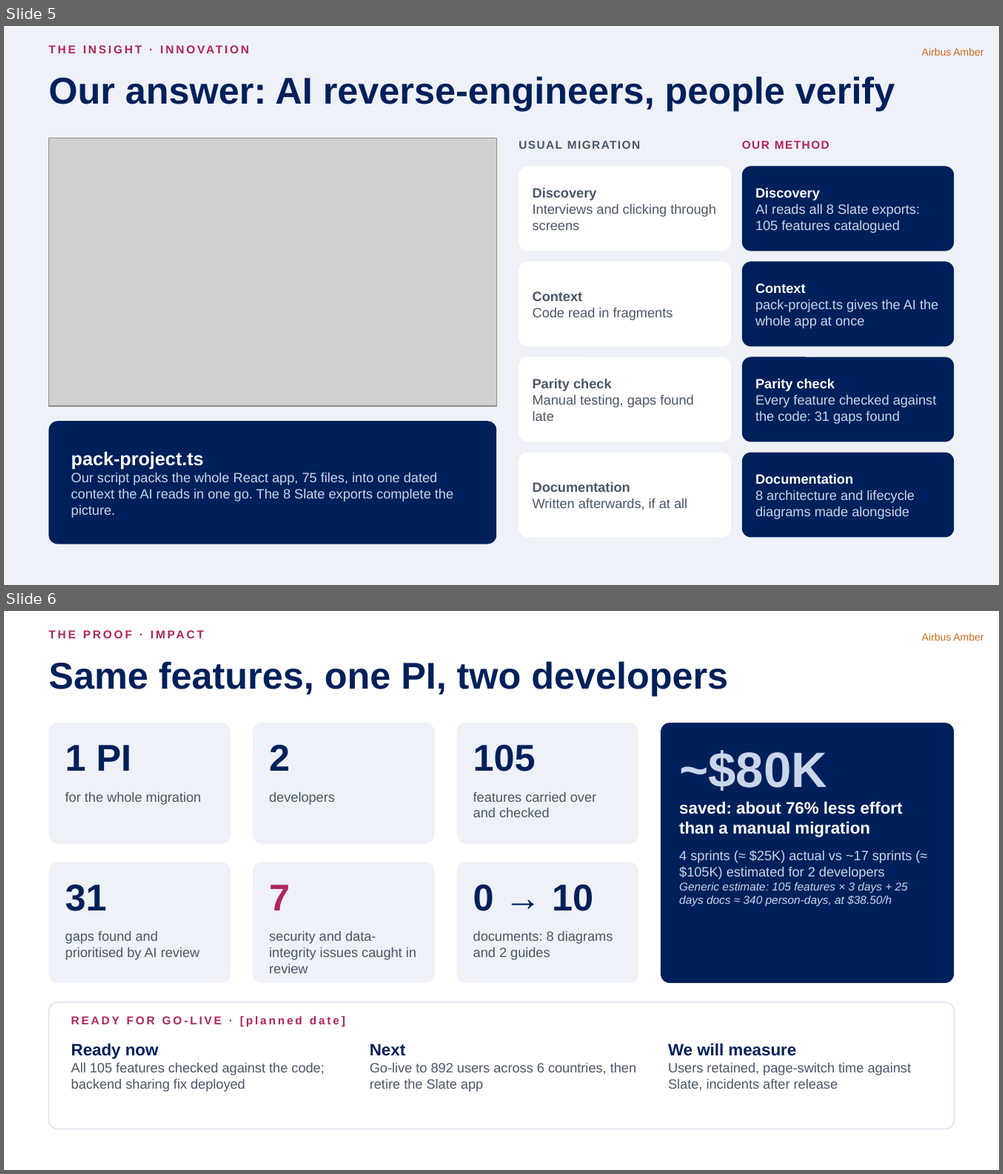
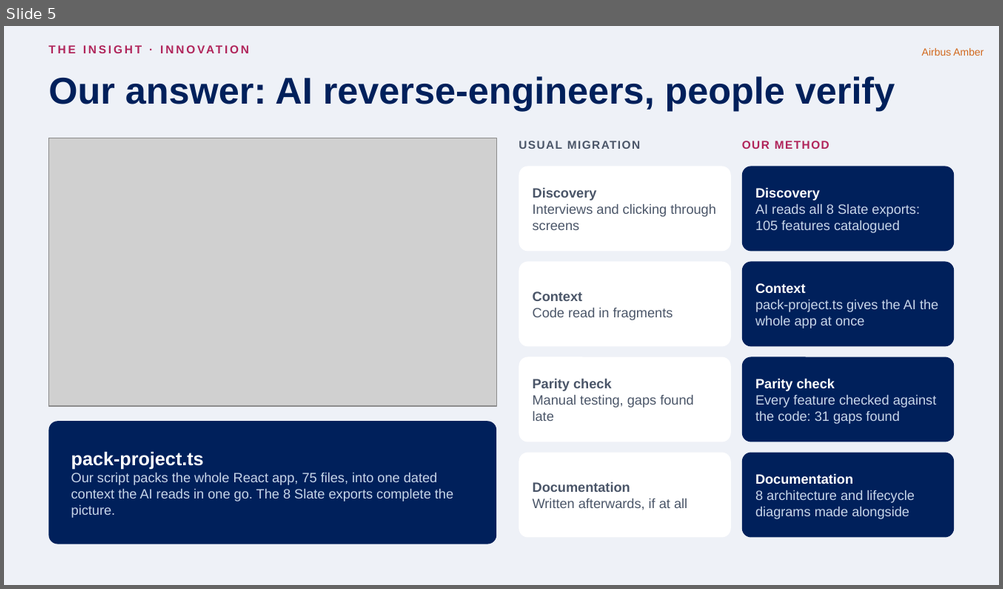
Before and after one commit to nithinram97/archify, a slide deck: erm-migration/docs/ERM-Migration-Jury-Pitch-v2.pptx. Shown one above the other, each under a label of ours: slides 5 and 6 before the commit, slide 5 after it. The pictures are 1003x1174 and 1003x589 pixels, drawn with LibreOffice and Linux fonts; fonts in the diff are those of the drawing; grey boxes stand for pictures. Boxes give left, top, right and bottom in pixels: in the first picture for what was removed or moved away, otherwise in the second. Text is boxed around its words. In the diff, an @@ line names an element or a change of style, - is before the commit and + after.

```diff
--- a/erm-migration/docs/ERM-Migration-Jury-Pitch-v2.pptx
+++ b/erm-migration/docs/ERM-Migration-Jury-Pitch-v2.pptx
@@ slide 6 removed at box(4, 611, 999, 1170), background #FFFFFF; not listed: 1 template element that a slide beside it also shows @@
@@ text removed at box(48, 627, 496, 648) @@
-THE PROOF · IMPACT
@@ title removed at box(48, 661, 728, 696) @@
-Same features, one PI, two developers
@@ rounded rectangle removed at box(48, 723, 230, 844) @@
@@ rounded rectangle removed at box(253, 723, 434, 844) @@
@@ rounded rectangle removed at box(457, 723, 638, 844) @@
@@ rounded rectangle removed at box(660, 723, 954, 983) @@
@@ text removed at box(65, 745, 132, 771) @@
-1 PI
@@ text removed at box(269, 745, 290, 771) @@
-2
@@ text removed at box(473, 744, 535, 772) @@
-105
@@ text removed at box(679, 750, 911, 906) @@
-~$80K
-saved: about 76% less effort than a manual migration
-4 sprints (≈ $25K) actual vs ~17 sprints (≈ $105K) estimated for 2 developers
-Generic estimate: 105 features × 3 days + 25 days docs ≈ 340 person-days, at $38.50/h
@@ text removed at box(65, 792, 202, 805) @@
-for the whole migration
@@ text removed at box(269, 792, 335, 805) @@
-developers
@@ text removed at box(473, 792, 596, 817) @@
-features carried over and checked
@@ rounded rectangle removed at box(48, 863, 230, 983) @@
@@ rounded rectangle removed at box(253, 863, 434, 983) @@
@@ rounded rectangle removed at box(457, 863, 638, 983) @@
@@ text removed at box(65, 885, 107, 911) @@
-31
@@ text removed at box(269, 885, 290, 911) @@
-7
@@ text removed at box(473, 884, 593, 911) @@
-0 → 10
@@ text removed at box(65, 931, 199, 960) @@
-gaps found and prioritised by AI review
@@ text removed at box(269, 931, 416, 974) @@
-security and data-integrity issues caught in review
@@ text removed at box(473, 931, 613, 960) @@
-documents: 8 diagrams and 2 guides
@@ rounded rectangle removed at box(48, 1002, 954, 1130) @@
@@ text removed at box(71, 1017, 345, 1028) @@
-READY FOR GO-LIVE · [planned date]
@@ text removed at box(71, 1043, 324, 1092) @@
-Ready now
-All 105 features checked against the code; backend sharing fix deployed
@@ text removed at box(370, 1044, 636, 1092) @@
-Next
-Go-live to 892 users across 6 countries, then retire the Slate app
@@ text removed at box(668, 1043, 911, 1091) @@
-We will measure
-Users retained, page-switch time against Slate, incidents after release
```
Also in this commit, not shown: 1 slide changed, 4 other files.
